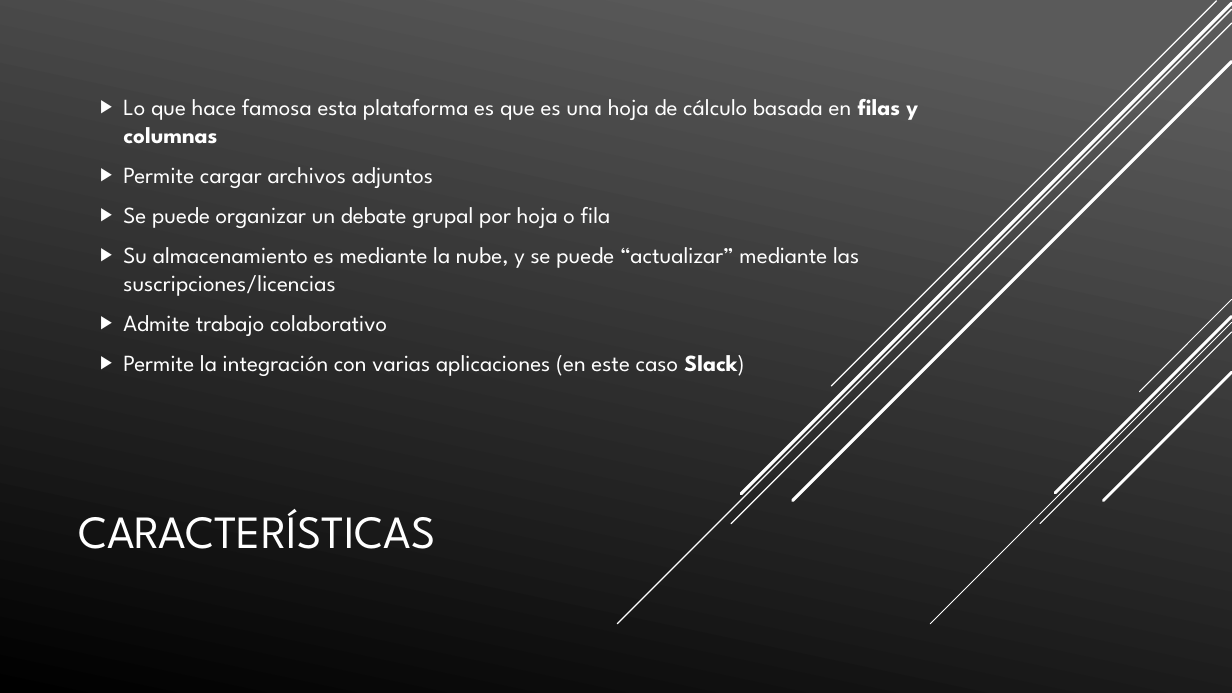
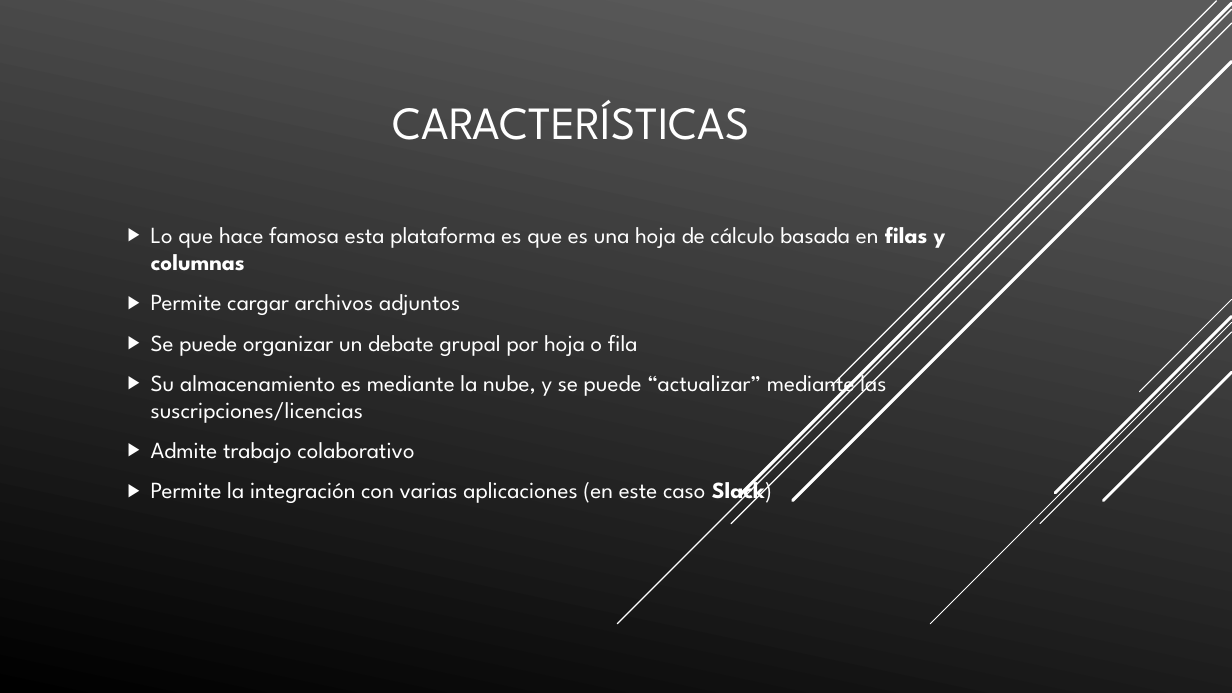
Before and after one commit to maraloeDev/Grado_SuperiorDAM, a slide deck: slide 3 of Entornos de Desarrollo/1º Evaluación/Pacticas/Practica2/Tareas/Presentación SmartSheet.pptx. Drawn at 1232x693 pixels with LibreOffice and Linux fonts; fonts in the diff are those of the drawing; background and template pictures are left out. Boxes give left, top, right and bottom in pixels: in the first picture for what was removed or moved away, otherwise in the second. Text is boxed around its words. In the diff, an @@ line names an element or a change of style, - is before the commit and + after.

```diff
--- a/Entornos de Desarrollo/1º Evaluación/Pacticas/Practica2/Tareas/Presentación SmartSheet.pptx
+++ b/Entornos de Desarrollo/1º Evaluación/Pacticas/Practica2/Tareas/Presentación SmartSheet.pptx
@@ text "CARACTERÍSTICAS": place and size @@
-text "CARACTERÍSTICAS" at (78,509,435,549)
+text "CARACTERÍSTICAS" at (393,100,750,140)
@@ text "Lo que hace famosa esta ...": place and size @@
-text "Lo que hace famosa esta ..." at (123,99,918,376)
+text "Lo que hace famosa esta ..." at (151,227,946,505)
```
Also in this commit, not shown: 4 other slides changed, 1 slide added, 1 slide removed, 1 other file.
